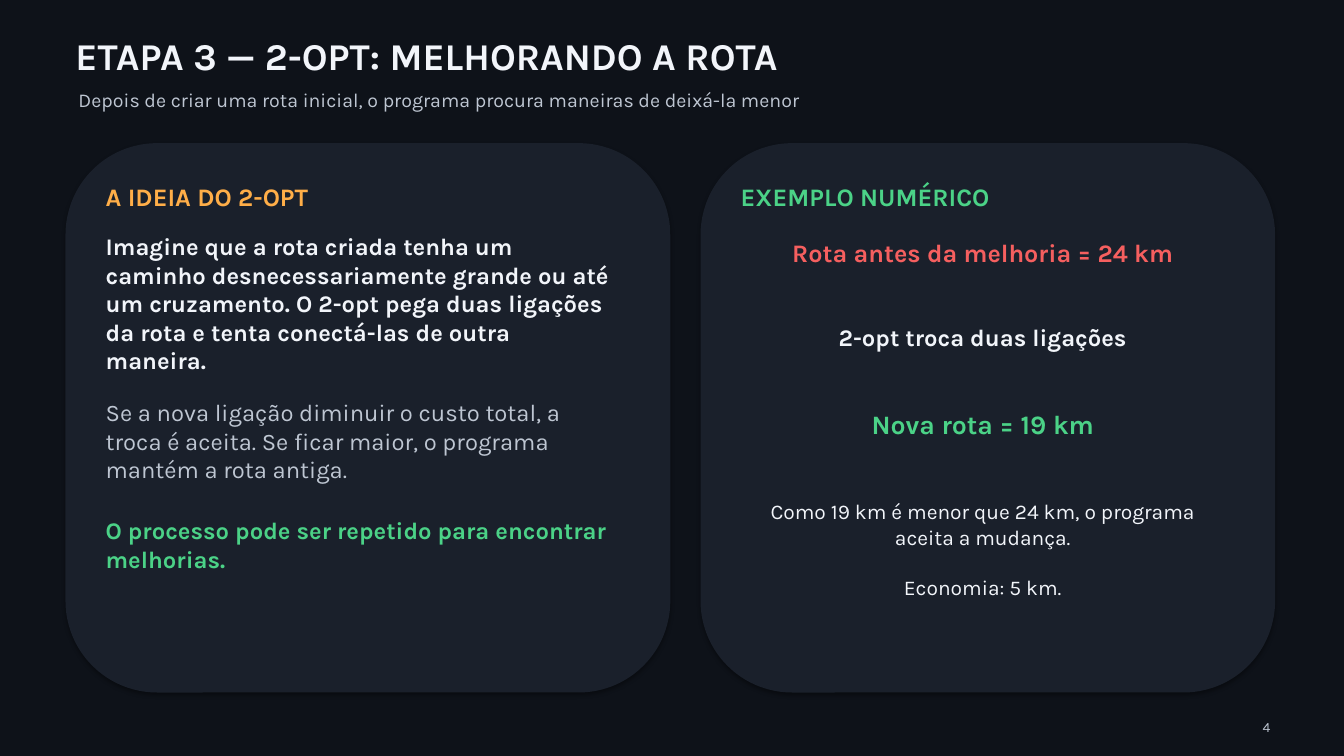
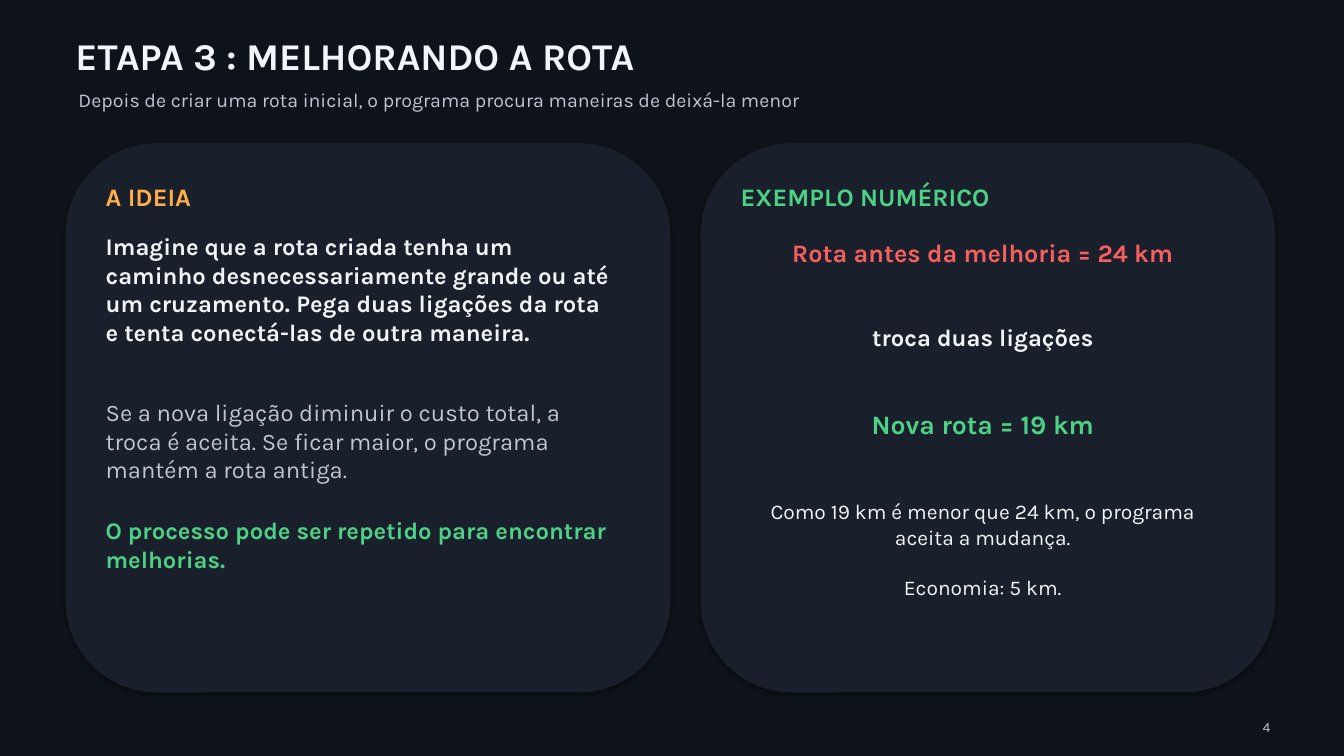
Before and after one commit to FabricioS2/Caixeiro-viajante, a slide deck: slide 4 of apresentacao_caixeiro_viajante.pptx. Drawn at 1344x756 pixels with LibreOffice and Linux fonts; fonts in the diff are those of the drawing. Boxes give left, top, right and bottom in pixels: in the first picture for what was removed or moved away, otherwise in the second. Text is boxed around its words. In the diff, an @@ line names an element or a change of style, - is before the commit and + after.

```diff
--- a/apresentacao_caixeiro_viajante.pptx
+++ b/apresentacao_caixeiro_viajante.pptx
@@ text at (75,45,634,71): text changed @@
-ETAPA 3 — 2-OPT: MELHORANDO A ROTA
+ETAPA 3 : MELHORANDO A ROTA
@@ text at (106,189,191,206): text changed @@
-A IDEIA DO 2-OPT
+A IDEIA
@@ text at (106,238,609,342): text changed @@
-Imagine que a rota criada tenha um caminho desnecessariamente grande ou até um cruzamento. O 2-opt pega duas ligações da rota e tenta conectá-las de outra maneira.
+Imagine que a rota criada tenha um caminho desnecessariamente grande ou até um cruzamento. Pega duas ligações da rota e tenta conectá-las de outra maneira.
@@ text at (872,329,1093,352): text changed @@
-2-opt troca duas ligações
+troca duas ligações
```
Also in this commit, not shown: 1 other slide changed, 1 other file.
